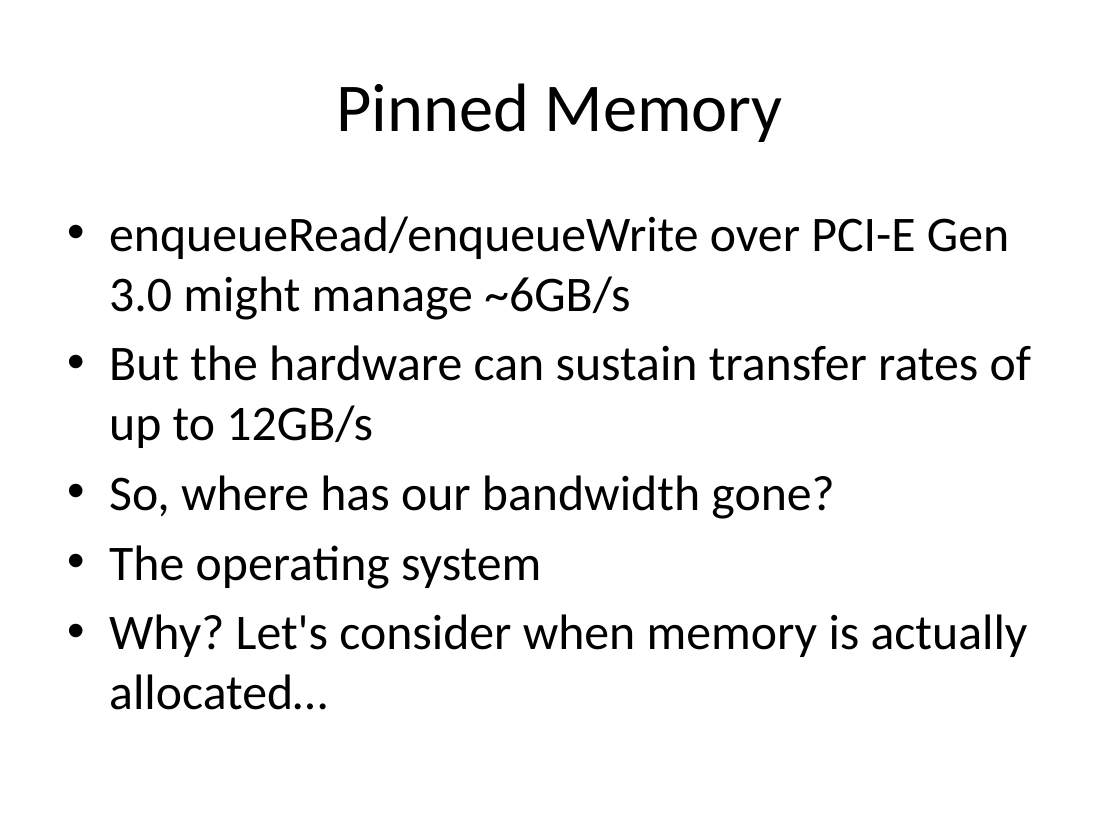
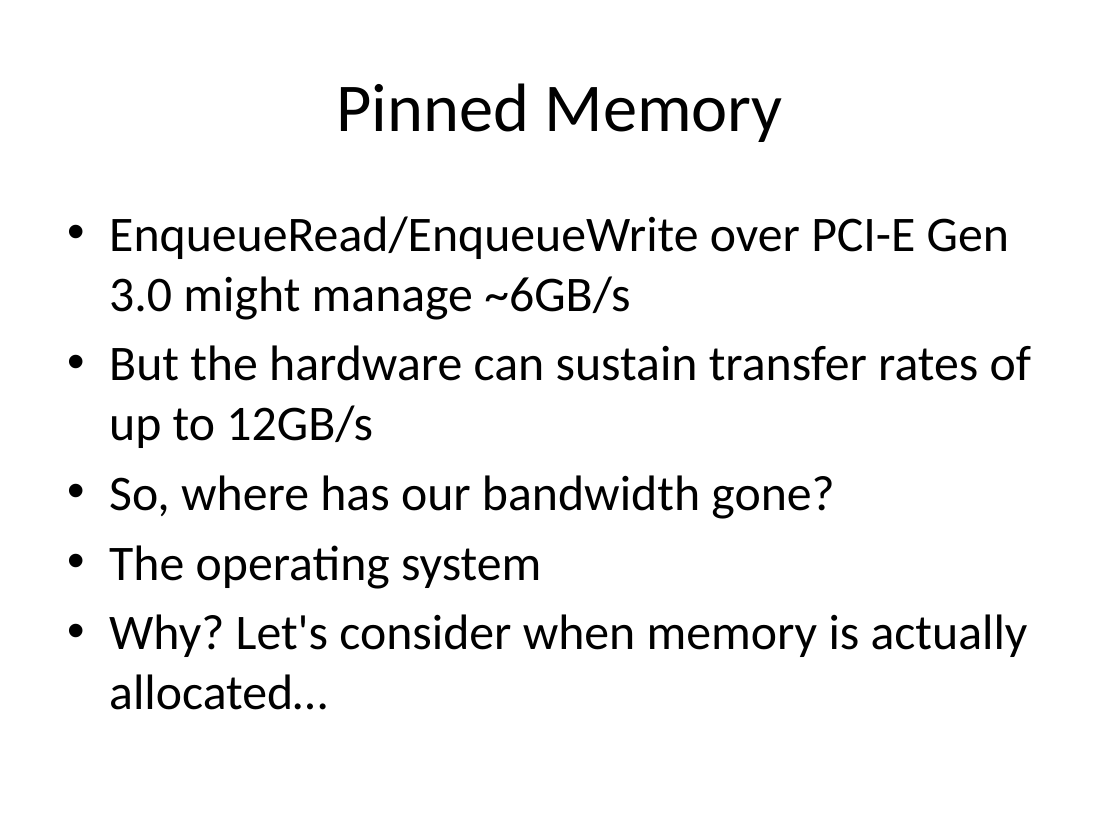
Before and after one commit to UoB-HPC/opencl-training-slides, a slide deck: slide 15 of advanced_part1.pptx (slide 13 before the commit). Drawn at 1120x840 pixels with LibreOffice and Linux fonts; fonts in the diff are those of the drawing. Boxes give left, top, right and bottom in pixels: in the first picture for what was removed or moved away, otherwise in the second. Text is boxed around its words. In the diff, an @@ line names an element or a change of style, - is before the commit and + after.

```diff
--- a/advanced_part1.pptx
+++ b/advanced_part1.pptx
@@ text at (109,216,1009,320): text changed @@
-• enqueueRead/enqueueWrite over PCI-E Gen 3.0 might manage ~6GB/s
+• EnqueueRead/EnqueueWrite over PCI-E Gen 3.0 might manage ~6GB/s
```
Also in this commit, not shown: 5 other slides changed, 5 slides added.
